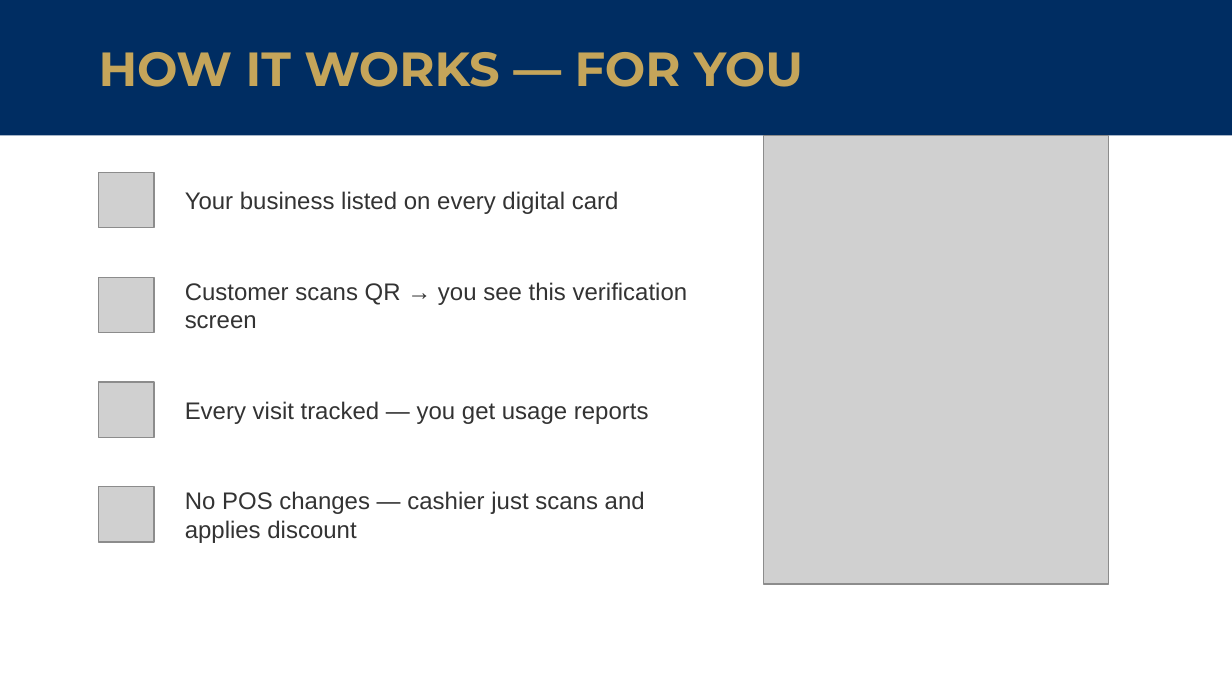
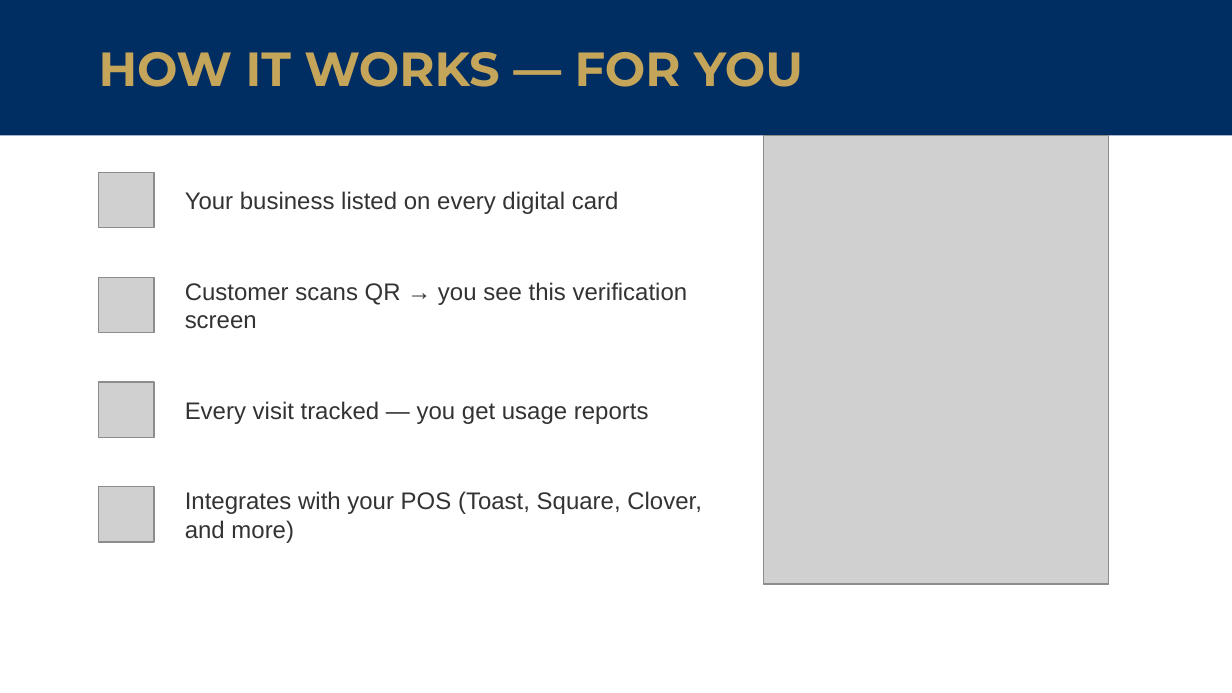
Before and after one commit to hoserR9/school-discount-pass, a slide deck: slide 4 of pitch/Del-Norte-Nighthawk-Sponsor-Pitch.pptx. Drawn at 1232x693 pixels with LibreOffice and Linux fonts; fonts in the diff are those of the drawing; grey boxes stand for pictures. Boxes give left, top, right and bottom in pixels: in the first picture for what was removed or moved away, otherwise in the second. Text is boxed around its words. In the diff, an @@ line names an element or a change of style, - is before the commit and + after.

```diff
--- a/pitch/Del-Norte-Nighthawk-Sponsor-Pitch.pptx
+++ b/pitch/Del-Norte-Nighthawk-Sponsor-Pitch.pptx
@@ text at (185, 491, 702, 543): text changed @@
-No POS changes — cashier just scans and applies discount
+Integrates with your POS (Toast, Square, Clover, and more)
```
Also in this commit, not shown: 2 other slides changed, 2 slides added, 3 other files.
